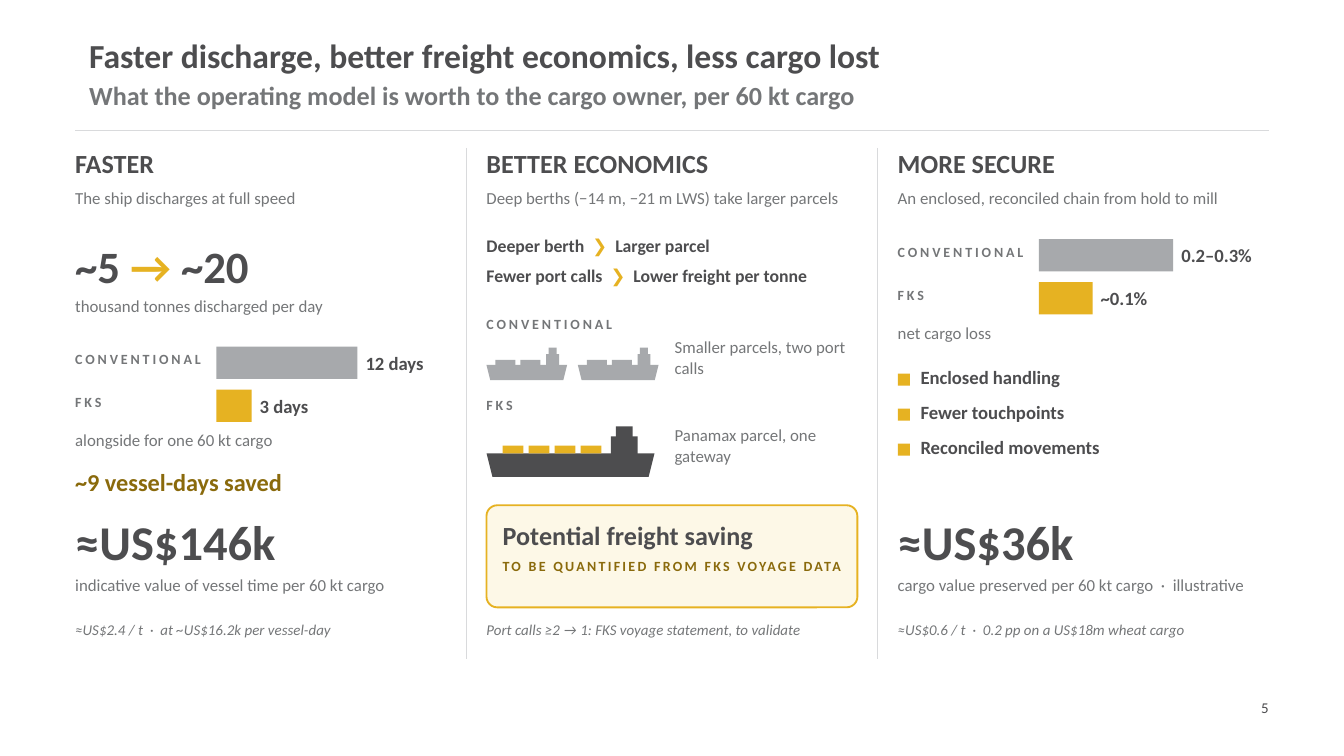
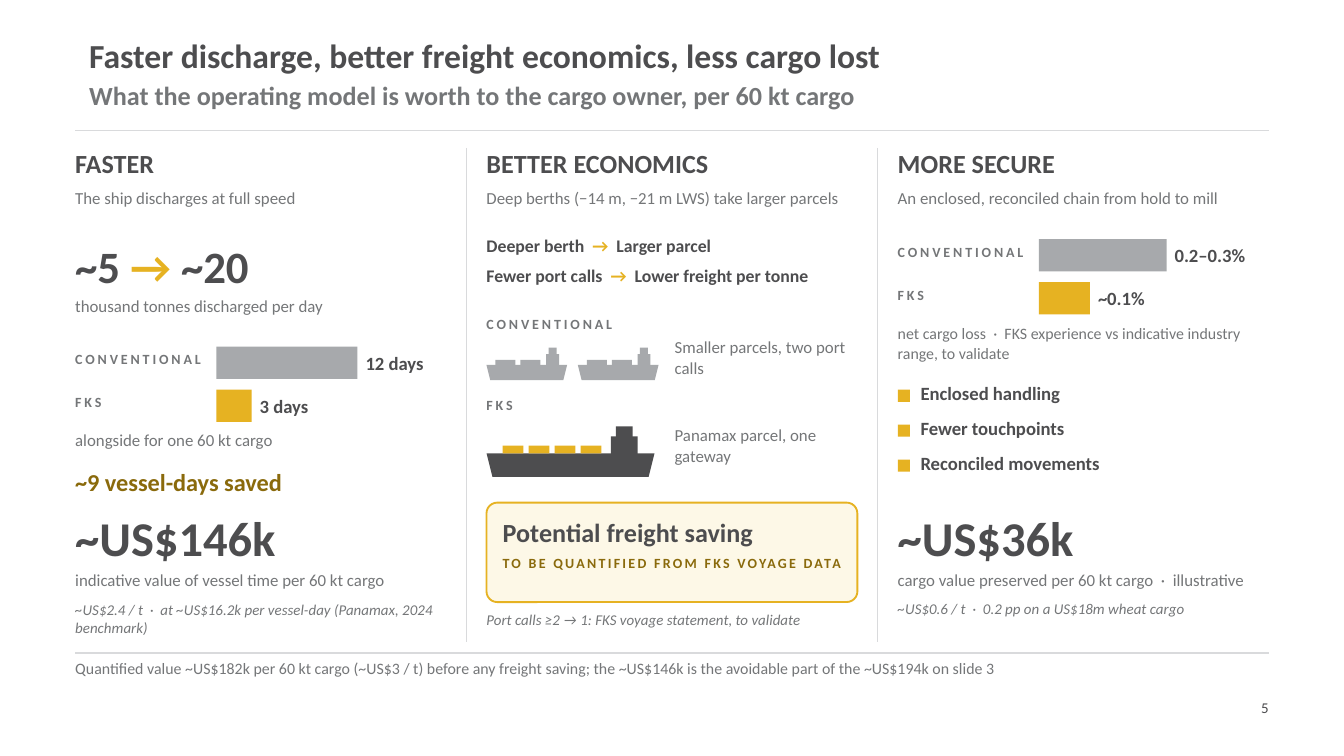
Before and after one commit to nadiaaveronica-design/fks-danantara-deck., a slide deck: slide 5 of FKS_Danantara_Strategic_Partnership_v7.pptx. Drawn at 1344x756 pixels with LibreOffice and Linux fonts; fonts in the diff are those of the drawing; background and template pictures are left out. Boxes give left, top, right and bottom in pixels: in the first picture for what was removed or moved away, otherwise in the second. Text is boxed around its words. In the diff, an @@ line names an element or a change of style, - is before the commit and + after.

```diff
--- a/FKS_Danantara_Strategic_Partnership_v7.pptx
+++ b/FKS_Danantara_Strategic_Partnership_v7.pptx
@@ line moved from (466, 148) - (466, 659) to (466, 148) - (466, 642) @@
@@ line moved from (878, 148) - (878, 659) to (878, 148) - (878, 642) @@
@@ text at <box>486,239,711,255</box>: text changed @@
-Deeper berth ❯ Larger parcel
+Deeper berth → Larger parcel
@@ rectangle: place and size @@
-rectangle at <box>1039,239,1173,271</box>
+rectangle at <box>1039,239,1167,271</box>
@@ text "0.2–0.3%": place and size @@
-text "0.2–0.3%" at <box>1181,249,1252,262</box>
+text "0.2–0.3%" at <box>1175,249,1246,262</box>
@@ text at <box>486,269,808,285</box>: text changed @@
-Fewer port calls ❯ Lower freight per tonne
+Fewer port calls → Lower freight per tonne
@@ text at <box>898,328,1241,362</box>: text changed; size 9 to 8.5 pt @@
-net cargo loss
+net cargo loss · FKS experience vs indicative industry range, to validate
@@ 3 texts, 3 rectangles: place and size @@
-3 texts, 3 rectangles at <box>898,371,1099,456</box>
+3 texts, 3 rectangles at <box>898,387,1099,472</box>
@@ rounded rectangle: place and size @@
-rounded rectangle at <box>487,505,857,607</box>
+rounded rectangle at <box>487,503,857,602</box>
@@ rounded rectangle at <box>487,503,857,602</box>: proportions changed @@
@@ text at <box>75,522,275,561</box>: text changed @@
-≈US$146k
+~US$146k
@@ text at <box>898,522,1074,561</box>: text changed @@
-≈US$36k
+~US$36k
@@ text "indicative value of vessel time ...": place and size @@
-text "indicative value of vessel time ..." at <box>75,579,384,594</box>
+text "indicative value of vessel time ..." at <box>75,574,384,589</box>
@@ text "cargo value preserved per 60 ...": place and size @@
-text "cargo value preserved per 60 ..." at <box>898,579,1244,594</box>
+text "cargo value preserved per 60 ..." at <box>898,574,1244,589</box>
@@ text at <box>75,604,432,635</box>: text changed @@
-≈US$2.4 / t · at ~US$16.2k per vessel-day
+~US$2.4 / t · at ~US$16.2k per vessel-day (Panamax, 2024 benchmark)
@@ text "Port calls ≥2 → 1: ...": place and size @@
-text "Port calls ≥2 → 1: ..." at <box>486,624,801,638</box>
+text "Port calls ≥2 → 1: ..." at <box>486,614,801,628</box>
@@ text at <box>898,603,1184,617</box>: text changed @@
-≈US$0.6 / t · 0.2 pp on a US$18m wheat cargo
+~US$0.6 / t · 0.2 pp on a US$18m wheat cargo
@@ line added from (75, 653) to (1269, 653), #D9DADC 0.75 pt @@
@@ text added at <box>75,663,994,677</box>, 8.5 pt, text #747678 @@
+Quantified value ~US$182k per 60 kt cargo (~US$3 / t) before any freight saving; the ~US$146k is the avoidable part of the ~US$194k on slide 3
```
Also in this commit, not shown: 7 other slides changed, 14 other files.
